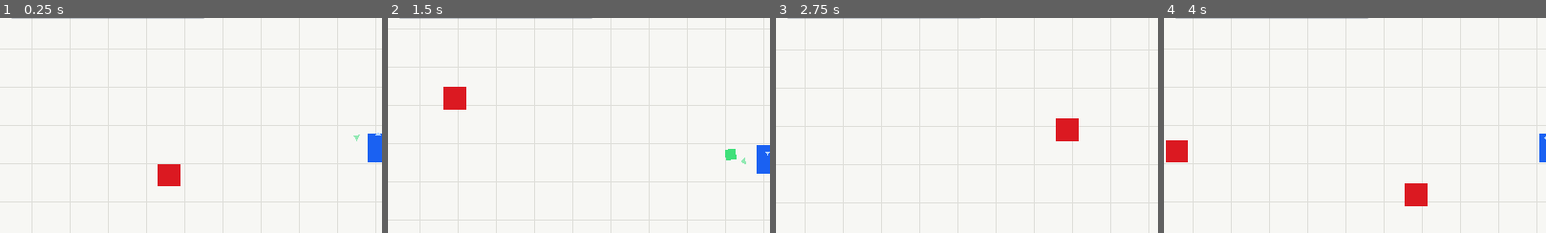
Above: before the commit, frames 1-4 (left to right).
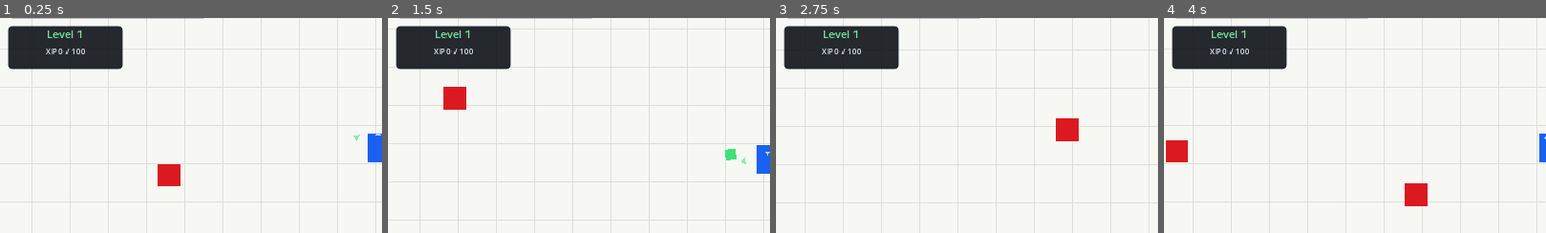
Above: after the commit, the same moments.

Repository: lopezjuanma96/echo-party
Game: Godot game, scene res://src/main/main.tscn
Same seed, same stepped clock (60 frames per second), same inputs: the game is played once before the commit and once after it.
Inputs (mouse positions are % of the whole screen's width and height, from its top left):
- Up to frame 1 (0.25 s): no input
- Up to frame 2 (1.5 s): move the mouse to (72, 45) at 0.52 s; press the mouse at (72, 45) at 0.53 s; hold D (move_right) 0.53-1.28 s; tap 2 (weapon_bolt) at 0.8, 1.35 s; move the mouse to (30, 55) at 1.27 s; release the mouse at (30, 55) at 1.28 s; hold S (move_down) from 1.28 s (still down); click (30, 55) at 1.42 s
- Up to frame 3 (2.75 s): tap Mouse wheel down (weapon_next) at 1.55 s; move the mouse to (60, 28) at 2.02 s; release S (move_down) at 2.03 s; hold D (move_right) from 2.03 s (still down); hold Mouse wheel down (weapon_next) from 2.03 s (still down); click (60, 28) at 2.17 s; tap Mouse wheel up (weapon_previous) at 2.3 s
- Up to frame 4 (4 s): move the mouse to (45, 70) at 2.77 s; release D (move_right) at 2.78 s; release Mouse wheel down (weapon_next) at 2.78 s; hold W (move_up) 2.78-3.53 s; tap Mouse wheel up (weapon_previous) at 2.85 s; click (45, 70) at 2.92 s; tap 1 (weapon_sword) at 3.05 s; move the mouse to (80, 65) at 3.52 s; hold A (move_left) from 3.53 s (still down); hold 1 (weapon_sword) from 3.53 s (still down); click (80, 65) at 3.8 s
The pictures show only the part of the screen within x 0-50%, y 20-70%; the shares and areas given below are measured in that part.

The runs differ from the first frame. In frame 1, 6.1% of the frame differs, in the area x 2-33%, y 3-24%; in frame 2, 6.1%; in frame 3, 6.1%; in frame 4, 6.1%.

Commit message:
first leveling up design
like adding experience to enemy kills and leveling up attributes

Diff:
--- a/src/combat/bolt.gd
+++ b/src/combat/bolt.gd
@@ -21,10 +21,11 @@
 		queue_free()
 
 
-func launch(spawn_position: Vector2, direction: Vector2) -> void:
+func launch(spawn_position: Vector2, direction: Vector2, attack_damage: float) -> void:
 	global_position = spawn_position
 	travel_direction = direction.normalized()
 	rotation = travel_direction.angle()
+	damage = attack_damage
 
 
 func _on_body_entered(body: Node2D) -> void:
--- /dev/null
+++ b/src/domain/hero_progression.gd
@@ -0,0 +1,149 @@
+class_name HeroProgression
+extends RefCounted
+
+
+const ATTRIBUTE_MIGHT := &"might"
+const ATTRIBUTE_VITALITY := &"vitality"
+const ATTRIBUTE_IDS: Array[StringName] = [ATTRIBUTE_MIGHT, ATTRIBUTE_VITALITY]
+const BASE_MAX_HEALTH := 100
+const BASE_ATTACK_DAMAGE := 25
+const MIGHT_ATTACK_BONUS := 5
+const VITALITY_HEALTH_BONUS := 20
+const XP_PER_LEVEL := 100
+
+var _experience := 0
+var _choices: Array[Dictionary] = []
+
+var level: int:
+	get:
+		return 1 + int(_experience / XP_PER_LEVEL)
+
+var experience: int:
+	get:
+		return _experience
+
+
+func grant_experience(amount: int) -> int:
+	if amount <= 0:
+		return 0
+	var previous_level := level
+	_experience += amount
+	return level - previous_level
+
+
+func get_experience_into_level() -> int:
+	return _experience % XP_PER_LEVEL
+
+
+func get_pending_choice_levels() -> Array[int]:
+	var pending: Array[int] = []
+	for choice_level in range(2 + _choices.size(), level + 1):
+		pending.append(choice_level)
+	return pending
+
+
+func has_pending_choice() -> bool:
+	return _choices.size() < level - 1
+
+
+func apply_attribute_choice(choice_level: int, attribute_id: StringName) -> bool:
+	if not ATTRIBUTE_IDS.has(attribute_id):
+		return false
+	if not has_pending_choice() or choice_level != 2 + _choices.size():
+		return false
+	_choices.append({
+		"level": choice_level,
+		"attribute_id": String(attribute_id),
+	})
+	return true
+
+
+func get_attack_damage() -> int:
+	return BASE_ATTACK_DAMAGE + _count_attribute(ATTRIBUTE_MIGHT) * MIGHT_ATTACK_BONUS
+
+
+func get_max_health() -> int:
+	return BASE_MAX_HEALTH + _count_attribute(ATTRIBUTE_VITALITY) * VITALITY_HEALTH_BONUS
+
+
+func get_choices() -> Array[Dictionary]:
+	return _choices.duplicate(true)
+
+
+func to_dict() -> Dictionary:
+	return {
+		"level": level,
+		"experience": _experience,
+		"choices": get_choices(),
+	}
+
+
+static func from_dict(data: Variant) -> HeroProgression:
+	if not data is Dictionary:
+		return null
+	var dictionary: Dictionary = data
+	if dictionary.size() != 3:
+		return null
+	if not dictionary.has("level") or not dictionary.has("experience") or not dictionary.has("choices"):
+		return null
+	if not _is_nonnegative_integer(dictionary["experience"]):
+		return null
+	if not _is_positive_integer(dictionary["level"]):
+		return null
+	if not dictionary["choices"] is Array:
+		return null
+
+	var experience_value := int(dictionary["experience"])
+	var expected_level := 1 + int(experience_value / XP_PER_LEVEL)
+	if int(dictionary["level"]) != expected_level:
+		return null
+
+	var choices_value: Array = dictionary["choices"]
+	if choices_value.size() > expected_level - 1:
+		return null
+	var validated_choices: Array[Dictionary] = []
+	for index in choices_value.size():
+		var choice_value: Variant = choices_value[index]
+		if not choice_value is Dictionary:
+			return null
+		var choice: Dictionary = choice_value
+		if choice.size() != 2 or not choice.has("level") or not choice.has("attribute_id"):
+			return null
+		if not _is_positive_integer(choice["level"]):
+			return null
+		if int(choice["level"]) != index + 2:
+			return null
+		if not choice["attribute_id"] is String:
+			return null
+		var attribute_id := StringName(choice["attribute_id"])
+		if not ATTRIBUTE_IDS.has(attribute_id):
+			return null
+		validated_choices.append({
+			"level": index + 2,
+			"attribute_id": String(attribute_id),
+		})
+
+	var progression := new()
+	progression._experience = experience_value
+	progression._choices = validated_choices
+	return progression
+
+
+func _count_attribute(attribute_id: StringName) -> int:
+	var count := 0
+	for choice in _choices:
+		if StringName(choice["attribute_id"]) == attribute_id:
+			count += 1
+	return count
+
+
+static func _is_nonnegative_integer(value: Variant) -> bool:
+	if value is int:
+		return value >= 0
+	if value is float:
+		return is_finite(value) and value >= 0.0 and value == floor(value)
+	return false
+
+
+static func _is_positive_integer(value: Variant) -> bool:
+	return _is_nonnegative_integer(value) and value >= 1
--- a/src/enemy/enemy.gd
+++ b/src/enemy/enemy.gd
@@ -1,4 +1,7 @@
 extends CharacterBody2D
+
+
+signal defeated(experience_reward: int)
 
 
 @export var move_speed := 90.0
@@ -7,6 +10,7 @@
 @export var min_direction_time := 0.7
 @export var max_direction_time := 2.0
 @export var max_health := 50.0
+@export var experience_reward := 50
 
 @onready var contact_area: Area2D = $ContactArea
 @onready var body: Polygon2D = $Body
@@ -17,6 +21,7 @@
 var contact_target: Node = null
 var random := RandomNumberGenerator.new()
 var health := max_health
+var is_defeated := false
 
 
 func _ready() -> void:
@@ -70,8 +75,12 @@
 
 
 func take_damage(amount: float) -> void:
+	if is_defeated:
+		return
 	health = maxf(health - amount, 0.0)
 	if health <= 0.0:
+		is_defeated = true
+		defeated.emit(experience_reward)
 		queue_free()
 		return
 
--- a/src/main/main.gd
+++ b/src/main/main.gd
@@ -23,14 +23,24 @@
 @onready var health_bar: ProgressBar = $HUD/Health/Content/HealthBar
 @onready var health_value: Label = $HUD/Health/Content/HealthValue
 @onready var weapon_value: Label = $HUD/Weapon/Content/WeaponValue
+@onready var level_value: Label = $HUD/Progression/Content/LevelValue
+@onready var experience_value: Label = $HUD/Progression/Content/ExperienceValue
+@onready var choice_modal: Control = $HUD/ChoiceModal
+@onready var choice_title: Label = $HUD/ChoiceModal/Center/Panel/Margin/Content/Title
+@onready var might_button: Button = $HUD/ChoiceModal/Center/Panel/Margin/Content/Might
+@onready var vitality_button: Button = $HUD/ChoiceModal/Center/Panel/Margin/Content/Vitality
 
 var random := RandomNumberGenerator.new()
+var progression := HeroProgression.new()
 
 
 func _ready() -> void:
 	_setup_default_bindings()
+	_setup_choice_shortcuts()
+	player.apply_progression_stats(progression.get_max_health(), progression.get_attack_damage())
 	_on_player_health_changed(player.health, player.max_health)
 	_on_player_weapon_changed(player.get_selected_weapon_name())
+	_update_progression_hud()
 	random.randomize()
 	_spawn_enemies()
 
@@ -64,6 +74,7 @@
 		var enemy := ENEMY_SCENE.instantiate()
 		enemy.name = "Enemy%d" % (index + 1)
 		enemy.position = _random_spawn_position()
+		enemy.defeated.connect(_on_enemy_defeated)
 		$Enemies.add_child(enemy)
 
 
@@ -89,3 +100,61 @@
 
 func _on_player_weapon_changed(weapon_name: String) -> void:
 	weapon_value.text = weapon_name
+
+
+func _setup_choice_shortcuts() -> void:
+	_set_button_shortcut(might_button, KEY_1)
+	_set_button_shortcut(vitality_button, KEY_2)
+
+
+func _set_button_shortcut(button: Button, keycode: Key) -> void:
+	var event := InputEventKey.new()
+	event.physical_keycode = keycode
+	var shortcut := Shortcut.new()
+	shortcut.events = [event]
+	button.shortcut = shortcut
+
+
+func _on_enemy_defeated(experience_reward: int) -> void:
+	progression.grant_experience(experience_reward)
+	_update_progression_hud()
+	_show_next_choice_if_needed()
+
+
+func _show_next_choice_if_needed() -> void:
+	var pending_levels: Array[int] = progression.get_pending_choice_levels()
+	if pending_levels.is_empty():
+		choice_modal.hide()
+		get_tree().paused = false
+		return
+	choice_title.text = "LEVEL %d — CHOOSE AN ATTRIBUTE" % pending_levels[0]
+	choice_modal.show()
+	get_tree().paused = true
+
+
+func _on_might_pressed() -> void:
+	_apply_pending_choice(HeroProgression.ATTRIBUTE_MIGHT)
+
+
+func _on_vitality_pressed() -> void:
+	_apply_pending_choice(HeroProgression.ATTRIBUTE_VITALITY)
+
+
+func _apply_pending_choice(attribute_id: StringName) -> void:
+	var pending_levels: Array[int] = progression.get_pending_choice_levels()
+	if pending_levels.is_empty():
+		return
+	if not progression.apply_attribute_choice(pending_levels[0], attribute_id):
+		return
+	player.suppress_combat_input_until_released()
+	player.apply_progression_stats(progression.get_max_health(), progression.get_attack_damage())
+	_update_progression_hud()
+	_show_next_choice_if_needed()
+
+
+func _update_progression_hud() -> void:
+	level_value.text = "Level %d" % progression.level
+	experience_value.text = "XP %d / %d" % [
+		progression.get_experience_into_level(),
+		HeroProgression.XP_PER_LEVEL,
+	]
--- a/src/main/main.tscn
+++ b/src/main/main.tscn
@@ -185,6 +185,106 @@
 text = "Sword"
 horizontal_alignment = 1
 
+[node name="Progression" type="PanelContainer" parent="HUD"]
+offset_left = 20.0
+offset_top = 156.0
+offset_right = 212.0
+offset_bottom = 228.0
+theme_override_styles/panel = SubResource("StyleBoxFlat_panel")
+
+[node name="Content" type="VBoxContainer" parent="HUD/Progression"]
+layout_mode = 2
+theme_override_constants/separation = 4
+
+[node name="LevelValue" type="Label" parent="HUD/Progression/Content"]
+layout_mode = 2
+theme_override_colors/font_color = Color(0.47, 0.9, 0.64, 1)
+theme_override_font_sizes/font_size = 18
+text = "Level 1"
+horizontal_alignment = 1
+
+[node name="ExperienceValue" type="Label" parent="HUD/Progression/Content"]
+layout_mode = 2
+theme_override_colors/font_color = Color(0.87, 0.9, 0.95, 1)
+theme_override_font_sizes/font_size = 14
+text = "XP 0 / 100"
+horizontal_alignment = 1
+
+[node name="ChoiceModal" type="Control" parent="HUD"]
+process_mode = 3
+visible = false
+layout_mode = 3
+anchors_preset = 15
+anchor_right = 1.0
+anchor_bottom = 1.0
+grow_horizontal = 2
+grow_vertical = 2
+mouse_filter = 0
+
+[node name="Backdrop" type="ColorRect" parent="HUD/ChoiceModal"]
+layout_mode = 1
+anchors_preset = 15
+anchor_right = 1.0
+anchor_bottom = 1.0
+grow_horizontal = 2
+grow_vertical = 2
+mouse_filter = 2
+color = Color(0.02, 0.027, 0.043, 0.72)
+
+[node name="Center" type="CenterContainer" parent="HUD/ChoiceModal"]
+layout_mode = 1
+anchors_preset = 15
+anchor_right = 1.0
+anchor_bottom = 1.0
+grow_horizontal = 2
+grow_vertical = 2
+
+[node name="Panel" type="PanelContainer" parent="HUD/ChoiceModal/Center"]
+custom_minimum_size = Vector2(560, 0)
+layout_mode = 2
+theme_override_styles/panel = SubResource("StyleBoxFlat_panel")
+
+[node name="Margin" type="MarginContainer" parent="HUD/ChoiceModal/Center/Panel"]
+layout_mode = 2
+theme_override_constants/margin_left = 24
+theme_override_constants/margin_top = 22
+theme_override_constants/margin_right = 24
+theme_override_constants/margin_bottom = 22
+
+[node name="Content" type="VBoxContainer" parent="HUD/ChoiceModal/Center/Panel/Margin"]
+layout_mode = 2
+theme_override_constants/separation = 12
+
+[node name="Title" type="Label" parent="HUD/ChoiceModal/Center/Panel/Margin/Content"]
+layout_mode = 2
+theme_override_colors/font_color = Color(0.87, 0.9, 0.95, 1)
+theme_override_font_sizes/font_size = 22
+text = "LEVEL 2 — CHOOSE AN ATTRIBUTE"
+horizontal_alignment = 1
+
+[node name="Prompt" type="Label" parent="HUD/ChoiceModal/Center/Panel/Margin/Content"]
+layout_mode = 2
+theme_override_colors/font_color = Color(0.65, 0.7, 0.78, 1)
+theme_override_font_sizes/font_size = 14
+text = "Combat is paused. Choose one permanent build step."
+horizontal_alignment = 1
+
+[node name="Might" type="Button" parent="HUD/ChoiceModal/Center/Panel/Margin/Content"]
+custom_minimum_size = Vector2(0, 64)
+layout_mode = 2
+focus_mode = 0
+theme_override_font_sizes/font_size = 17
+text = "[1] MIGHT\n+5 attack damage"
+
+[node name="Vitality" type="Button" parent="HUD/ChoiceModal/Center/Panel/Margin/Content"]
+custom_minimum_size = Vector2(0, 64)
+layout_mode = 2
+focus_mode = 0
+theme_override_font_sizes/font_size = 17
+text = "[2] VITALITY\n+20 max health and current health"
+
 [connection signal="defeated" from="Player" to="." method="_on_player_defeated"]
 [connection signal="health_changed" from="Player" to="." method="_on_player_health_changed"]
 [connection signal="weapon_changed" from="Player" to="." method="_on_player_weapon_changed"]
+[connection signal="pressed" from="HUD/ChoiceModal/Center/Panel/Margin/Content/Might" to="." method="_on_might_pressed"]
+[connection signal="pressed" from="HUD/ChoiceModal/Center/Panel/Margin/Content/Vitality" to="." method="_on_vitality_pressed"]
--- a/src/player/player.gd
+++ b/src/player/player.gd
@@ -18,7 +18,6 @@
 @export var max_health := 100.0
 @export var damage_invulnerability := 0.35
 @export var spawn_invulnerability := 1.0
-@export var sword_damage := 25.0
 @export var sword_range := 82.0
 @export var sword_arc_degrees := 20.0
 @export var sword_cooldown := 0.42
@@ -33,6 +32,7 @@
 var dodge_time_left := 0.0
 var dodge_cooldown_left := 0.0
 var health := max_health
+var attack_damage := 25.0
 var invulnerability_time_left := 0.0
 var aim_direction := Vector2.RIGHT
 var selected_weapon := Weapon.SWORD
@@ -40,6 +40,7 @@
 	Weapon.SWORD: 0.0,
 	Weapon.BOLT: 0.0,
 }
+var suppress_combat_input := false
 
 
 func _ready() -> void:
@@ -54,7 +55,11 @@
 	for weapon: Weapon in attack_cooldowns:
 		attack_cooldowns[weapon] = maxf(attack_cooldowns[weapon] - delta, 0.0)
 	_update_aim()
-	_update_weapon_selection()
+	if suppress_combat_input:
+		if not _is_combat_input_pressed():
+			suppress_combat_input = false
+	else:
+		_update_weapon_selection()
 
 	if dodge_time_left > 0.0:
 		dodge_time_left -= delta
@@ -77,7 +82,8 @@
 	move_and_slide()
 
 	if (
-		Input.is_action_just_pressed(&"basic_attack")
+		not suppress_combat_input
+		and Input.is_action_just_pressed(&"basic_attack")
 		and attack_cooldowns[selected_weapon] <= 0.0
 		and dodge_time_left <= 0.0
 	):
@@ -143,13 +149,38 @@
 			to_enemy.length() <= sword_range
 			and absf(aim_direction.angle_to(to_enemy.normalized())) <= half_arc
 		):
-			enemy.take_damage(sword_damage)
+			enemy.take_damage(attack_damage)
 
 
 func _fire_bolt() -> void:
 	var bolt := BOLT_SCENE.instantiate()
 	get_tree().current_scene.add_child(bolt)
-	bolt.launch(global_position + aim_direction * 34.0, aim_direction)
+	bolt.launch(global_position + aim_direction * 34.0, aim_direction, attack_damage)
+
+
+func apply_progression_stats(new_max_health: float, new_attack_damage: float) -> void:
+	var health_increase := new_max_health - max_health
+	max_health = new_max_health
+	attack_damage = new_attack_damage
+	if health_increase > 0.0:
+		health = minf(health + health_increase, max_health)
+	else:
+		health = minf(health, max_health)
+	health_changed.emit(health, max_health)
+
+
+func suppress_combat_input_until_released() -> void:
+	suppress_combat_input = true
+
+
+func _is_combat_input_pressed() -> bool:
+	return (
+		Input.is_action_pressed(&"basic_attack")
+		or Input.is_action_pressed(&"weapon_sword")
+		or Input.is_action_pressed(&"weapon_bolt")
+		or Input.is_action_pressed(&"weapon_previous")
+		or Input.is_action_pressed(&"weapon_next")
+	)
 
 
 func take_damage(amount: float) -> void:
--- /dev/null
+++ b/tests/test_hero_progression.gd
@@ -0,0 +1,117 @@
+extends SceneTree
+
+
+const HeroProgressionScript := preload("res://src/domain/hero_progression.gd")
+const EnemyScene := preload("res://src/enemy/enemy.tscn")
+const PlayerScript := preload("res://src/player/player.gd")
+
+var _failures: Array[String] = []
+
+
+func _init() -> void:
+	_test_below_threshold()
+	_test_crossing_threshold()
+	_test_multi_level_grant()
+	_test_attribute_stats_and_duplicate_rejection()
+	_test_replay()
+	_test_dictionary_and_json_round_trip()
+	_test_invalid_documents()
+	_test_enemy_rewards_once()
+	_test_vitality_preserves_missing_health()
+
+	if _failures.is_empty():
+		print("Progression and XP reward tests passed (9 cases).")
+		quit(0)
+	else:
+		for failure in _failures:
+			push_error(failure)
+		quit(1)
+	return
+
+
+func _test_below_threshold() -> void:
+	var progression = HeroProgressionScript.new()
+	_expect(progression.level == 1, "new hero starts at level 1")
+	_expect(progression.experience == 0, "new hero starts at 0 XP")
+	_expect(progression.grant_experience(99) == 0, "99 XP gains no levels")
+	_expect(not progression.has_pending_choice(), "below threshold has no choice")
+
+
+func _test_crossing_threshold() -> void:
+	var progression = HeroProgressionScript.new()
+	progression.grant_experience(50)
+	_expect(progression.grant_experience(50) == 1, "crossing 100 XP gains one level")
+	_expect(progression.level == 2, "100 XP reaches level 2")
+	_expect(progression.get_pending_choice_levels() == [2], "level 2 choice is pending")
+
+
+func _test_multi_level_grant() -> void:
+	var progression = HeroProgressionScript.new()
+	_expect(progression.grant_experience(250) == 2, "one grant can gain multiple levels")
+	_expect(progression.level == 3, "250 XP reaches level 3")
+	_expect(progression.get_pending_choice_levels() == [2, 3], "pending choices stay ordered")
+
+
+func _test_attribute_stats_and_duplicate_rejection() -> void:
+	var progression = HeroProgressionScript.new()
+	progression.grant_experience(200)
+	_expect(progression.apply_attribute_choice(2, HeroProgressionScript.ATTRIBUTE_MIGHT), "Might applies at level 2")
+	_expect(not progression.apply_attribute_choice(2, HeroProgressionScript.ATTRIBUTE_VITALITY), "resolved level cannot be chosen twice")
+	_expect(progression.apply_attribute_choice(3, HeroProgressionScript.ATTRIBUTE_VITALITY), "Vitality applies at level 3")
+	_expect(progression.get_attack_damage() == 30, "Might adds 5 attack damage")
+	_expect(progression.get_max_health() == 120, "Vitality adds 20 max health")
+
+
+func _test_replay() -> void:
+	var progression = HeroProgressionScript.new()
+	progression.grant_experience(300)
+	progression.apply_attribute_choice(2, HeroProgressionScript.ATTRIBUTE_VITALITY)
+	progression.apply_attribute_choice(3, HeroProgressionScript.ATTRIBUTE_MIGHT)
+	progression.apply_attribute_choice(4, HeroProgressionScript.ATTRIBUTE_MIGHT)
+	var replayed = HeroProgressionScript.from_dict(progression.to_dict())
+	_expect(replayed != null, "valid history replays")
+	_expect(replayed.get_choices() == progression.get_choices(), "replay preserves choice order")
+	_expect(replayed.get_attack_damage() == 35 and replayed.get_max_health() == 120, "replay derives identical stats")
+
+
+func _test_dictionary_and_json_round_trip() -> void:
+	var progression = HeroProgressionScript.new()
+	progression.grant_experience(150)
+	progression.apply_attribute_choice(2, HeroProgressionScript.ATTRIBUTE_MIGHT)
+	var dictionary_copy = HeroProgressionScript.from_dict(progression.to_dict())
+	_expect(dictionary_copy != null and dictionary_copy.to_dict() == progression.to_dict(), "dictionary round-trip is lossless")
+	var parsed: Variant = JSON.parse_string(JSON.stringify(progression.to_dict()))
+	var json_copy = HeroProgressionScript.from_dict(parsed)
+	_expect(json_copy != null and json_copy.to_dict() == progression.to_dict(), "JSON round-trip is lossless")
+
+
+func _test_invalid_documents() -> void:
+	_expect(HeroProgressionScript.from_dict({}) == null, "malformed root is rejected")
+	_expect(HeroProgressionScript.from_dict({"level": 2, "experience": 100, "choices": [{"level": 2, "attribute_id": "agility"}]}) == null, "unknown attribute ID is rejected")
+	_expect(HeroProgressionScript.from_dict({"level": 3, "experience": 200, "choices": [{"level": 2, "attribute_id": "might"}, {"level": 2, "attribute_id": "vitality"}]}) == null, "duplicate choice level is rejected")
+	_expect(HeroProgressionScript.from_dict({"level": 4, "experience": 200, "choices": []}) == null, "inconsistent level is rejected")
+
+
+func _test_enemy_rewards_once() -> void:
+	var enemy = EnemyScene.instantiate()
+	var rewards: Array[int] = []
+	enemy.defeated.connect(func(reward: int) -> void: rewards.append(reward))
+	root.add_child(enemy)
+	enemy.take_damage(enemy.max_health)
+	enemy.take_damage(enemy.max_health)
+	_expect(rewards == [50], "enemy defeat emits its XP reward exactly once")
+
+
+func _test_vitality_preserves_missing_health() -> void:
+	var player = PlayerScript.new()
+	player.health = 50.0
+	player.max_health = 100.0
+	player.apply_progression_stats(120.0, 25.0)
+	_expect(player.health == 70.0, "Vitality adds health without fully healing")
+	_expect(player.max_health == 120.0, "Vitality raises maximum health")
+	player.free()
+
+
+func _expect(condition: bool, message: String) -> void:
+	if not condition:
+		_failures.append(message)
Not shown, added: src/combat/bolt.gd.uid
Not shown, added: src/combat/slash_effect.gd.uid
Not shown, added: src/domain/hero_progression.gd.uid
Not shown, added: src/enemy/enemy.gd.uid
Not shown, added: src/main/arena.gd.uid
Not shown, added: src/main/main.gd.uid
Not shown, added: src/player/player.gd.uid
Not shown, changed: docs/game-design.md
